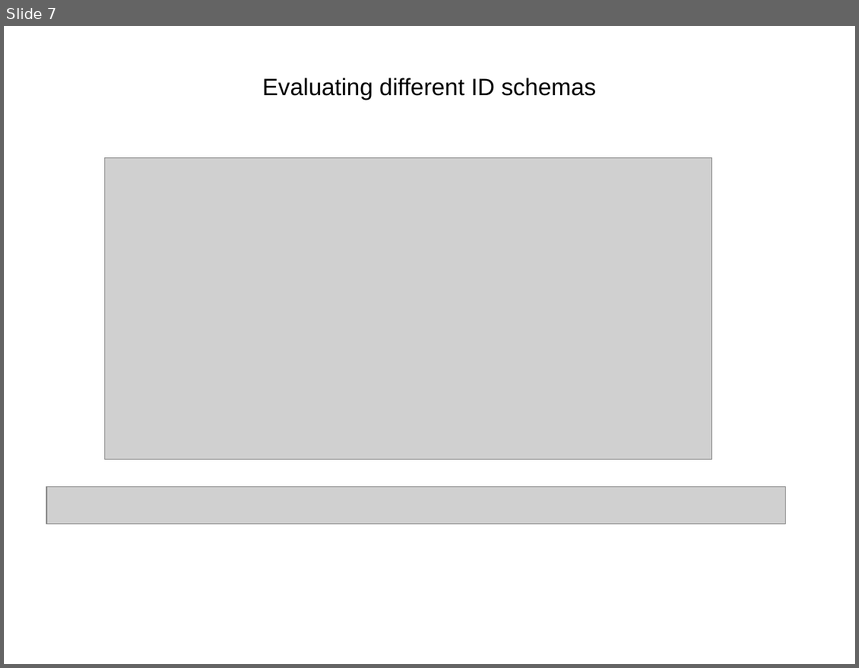
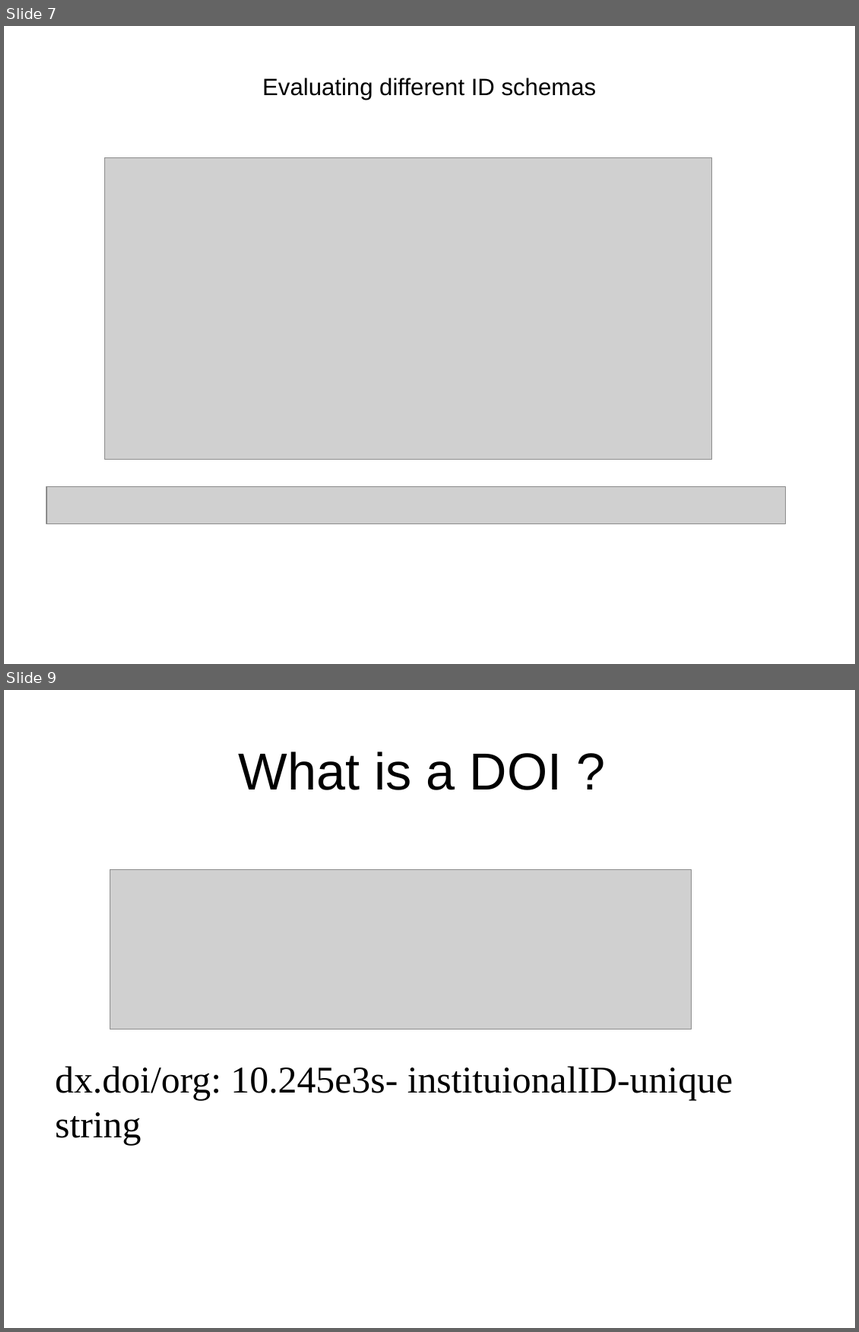
Before and after one commit to DataCurationWorkshop/HongKongCurationWorkshop, a slide deck: Day_1/Lectures/Day_1_Lecture_Identifier.pptx. Shown one above the other, each under a label of ours: slide 7 before the commit, slides 7 and 9 after it; the slides between them are not shown. The pictures are 859x668 and 859x1332 pixels, drawn with LibreOffice and Linux fonts; fonts in the diff are those of the drawing; grey boxes stand for pictures; background and template pictures are left out. Boxes give left, top, right and bottom in pixels: in the first picture for what was removed or moved away, otherwise in the second. Text is boxed around its words. In the diff, an @@ line names an element or a change of style, - is before the commit and + after.

```diff
--- a/Day_1/Lectures/Day_1_Lecture_Identifier.pptx
+++ b/Day_1/Lectures/Day_1_Lecture_Identifier.pptx
@@ slide 9 added at [4,690,855,1328], background #FFFFFF @@
@@ title added at [239,752,563,790], 44 pt, text #000000 @@
+What is a DOI ?
@@ picture added at [110,869,691,1029] @@
@@ text added at [55,1066,733,1146], 32 pt, text #000000 @@
+dx.doi/org: 10.245e3s- instituionalID-unique string
```
Also in this commit, not shown: 1 slide changed, 1 slide removed, 1 other file.
